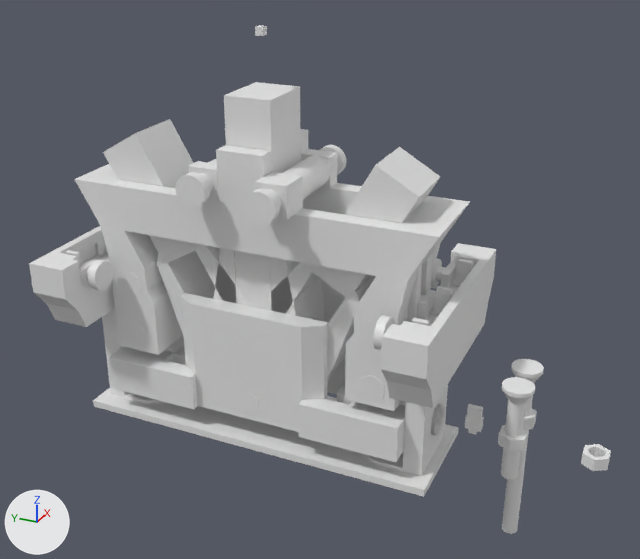
Renders of the Blender file JoystickV2.3.blend from each side of a commit.
One viewpoint serves both versions: a 50 mm lens placed at (-187.6, -42.0, 127.1), pointed at (1.2, 43.0, 32.7). The lights are fixed; the arrows at lower left show +X, +Y and +Z.

The scene before the commit, as lines of its bpy script (objects in view):
```python
me_cube_066 = bpy.data.meshes.new('Cube.066')
me_cube_066.from_pydata(...)  # 36 vertices, 34 faces; spans x -8.0..8.0, y -12.6..12.6, z 4.0..80.0
me_cube_078 = bpy.data.meshes.new('Cube.078')
me_cube_078.from_pydata(...)  # 130 vertices, 124 faces; spans x -12.6..12.6, y -49.2..0.0, z 8.0..68.1
me_cube_083 = bpy.data.meshes.new('Cube.083')
me_cube_083.from_pydata(...)  # 36 vertices, 34 faces; spans x -8.0..8.0, y -12.6..12.6, z 4.0..75.0
# before: 32 (-8.0, -6.1, 75.0) at pixel (419, 197), 33 (-8.0, 6.1, 75.0) at pixel (375, 164), 34 (8.0, 6.1, 75.0) at pixel (399, 146), 35 (8.0, -6.1, 75.0) at pixel (440, 176)
me_cube_084 = bpy.data.meshes.new('Cube.084')
me_cube_084.from_pydata(...)  # 36 vertices, 34 faces; spans x -8.0..8.0, y -12.6..12.6, z 4.0..75.0
# before: 32 (-8.0, -6.1, 75.0) at pixel (134, 133), 33 (-8.0, 6.1, 75.0) at pixel (102, 152), 34 (8.0, 6.1, 75.0), 35 (8.0, -6.1, 75.0) at pixel (170, 118)
me_cube_085 = bpy.data.meshes.new('Cube.085')
me_cube_085.from_pydata(...)  # 2080 vertices, 1064 faces; spans x -22.6..22.6, y -14.2..14.2, z 55.1..63.1
me_cube_085.materials.append(None)
ob_cube_011 = bpy.data.objects.new('Cube.011', me_cube_066)
ob_cube_011.location = (0.0, 57.5, 0.0)
ob_cube_013 = bpy.data.objects.new('Cube.013', me_cube_078)
ob_cube_013.location = (0.0, 57.5, 0.0)
_m = ob_cube_013.modifiers.new('Mirror', 'MIRROR')
_m.use_axis = (False, True, False)
_m.use_clip = True
ob_cube_014 = bpy.data.objects.new('Cube.014', me_cube_083)
ob_cube_014.location = (0.0, 57.5, 0.0)
ob_cube_014.rotation_euler = (0.524, 0.0, 0.0)  # degrees (30, 0, 0)
ob_cube_015 = bpy.data.objects.new('Cube.015', me_cube_084)
ob_cube_015.location = (0.0, 57.5, 0.0)
ob_cube_015.rotation_euler = (-0.524, 0.0, 0.0)  # degrees (-30, 0, 0)
ob_cube_016 = bpy.data.objects.new('Cube.016', me_cube_085)
ob_cube_016.location = (0.0, 57.5, 0.0)
# also in view: 'M4-Screw-25mm.008' at (-18.4, 90.6, 32.0); 'Cube.005' at (0.0, 57.5, 27.5); 'M4-Screw-50mm' at (10.0, -10.0, -10.5); 'Cube.001' at (0.0, 57.5, 19.0); 'M4-Screw-25mm' at (0.0, -10.0, 2.0)
```
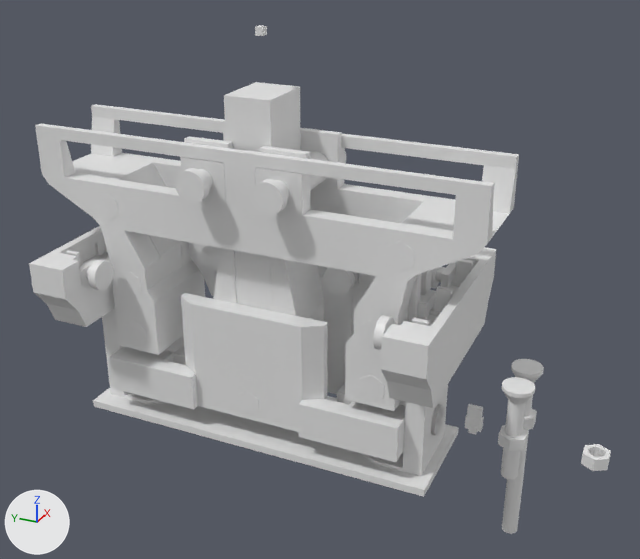
Boxes [x1, y1, x2, y2] around the edits, measured in the pictures (640 x 559 px; the box of a moved part takes in the faces that stretch with it):
```json
{"object": "Cube.013", "change": "reshaped", "before": [74, 129, 470, 411], "after": [35, 123, 501, 411], "on screen": "18% wider"}
{"object": "Cube.018", "change": "added", "after": [74, 104, 519, 335]}
{"object": "Cube.016", "change": "reshaped, modifiers changed", "before": [175, 145, 346, 226], "after": [175, 120, 346, 216]}
{"object": "Cube.014", "change": "hidden", "before": [255, 147, 440, 381]}
{"object": "Cube.015", "change": "hidden", "before": [103, 119, 252, 335]}
{"part": 1, "of": "me_cube_078", "change": "moved or reshaped", "before": [74, 129, 470, 336], "after": [35, 123, 501, 336]}
{"part": 2, "of": "me_cube_085", "change": "rebuilt", "before": [301, 149, 337, 188], "after": [180, 120, 345, 215]}
{"part": 3, "of": "me_cube_085", "change": "deleted", "before": [175, 159, 303, 226]}
{"part": 4, "of": "me_cube_085", "change": "moved or reshaped", "before": [267, 145, 346, 208], "after": [175, 152, 346, 216]}
{"part": 5, "of": "me_cube_083", "change": "moved or reshaped", "before": [322, 147, 440, 291], "on screen": "not visible afterwards"}
{"part": 6, "of": "me_cube_084", "change": "moved or reshaped", "before": [103, 119, 194, 254], "on screen": "not visible afterwards"}
```

Scene script edits in JSON lines:
```json
{"block": "me_cube_078", "where": "# used by ob_cube_013; location = (0.0, 57.5, 0.0)"}
{"op": "remove", "block": "me_cube_078", "code": "me_cube_078.from_pydata(...)  # 130 vertices, 124 faces; spans x -12.6..12.6, y -49.2..0.0, z 8.0..68.1"}
{"op": "add", "block": "me_cube_078", "code": "me_cube_078.from_pydata(...)  # 102 vertices, 96 faces; spans x -12.6..0.0, y -59.8..0.0, z 8.0..68.2"}
{"block": "me_cube_078", "change": "me_cube_078 part 1: 16 vertices moved from x -12.6..8.2, y -49.2..0.0, z 43.1..68.1 to x -12.6..0.0, y -58.0..0.0, z 43.1..65.2; 68 vertices removed from x -12.6..12.6, y -49.2..0.0, z 8.0..68.1; 40 vertices added at x -12.6..0.0, y -59.8..0.0, z 8.0..68.2"}
{"block": "me_cube_083", "where": "me_cube_083.from_pydata(...)  # 36 vertices, 34 faces; spans x -8.0..8.0, y -12.6..12.6, z 4.0..75.0"}
{"block": "me_cube_083", "where": "# used by ob_cube_014; location = (0.0, 57.5, 0.0); rotation_euler = (0.524, 0.0, 0.0), in degrees (30, 0, 0)"}
{"block": "me_cube_083", "change": "me_cube_083 part 5"}
{"op": "add", "block": "me_cube_083", "code": "for i in [*range(32, 36)]: me_cube_083.vertices[i].co += Vector((0.0, 0.0, 5.0))"}
{"block": "me_cube_084", "where": "me_cube_084.from_pydata(...)  # 36 vertices, 34 faces; spans x -8.0..8.0, y -12.6..12.6, z 4.0..75.0"}
{"block": "me_cube_084", "where": "# used by ob_cube_015; location = (0.0, 57.5, 0.0); rotation_euler = (-0.524, 0.0, 0.0), in degrees (-30, 0, 0)"}
{"block": "me_cube_084", "change": "me_cube_084 part 6"}
{"op": "add", "block": "me_cube_084", "code": "for i in [*range(32, 36)]: me_cube_084.vertices[i].co += Vector((0.0, 0.0, 5.0))"}
{"block": "me_cube_085", "where": "# used by ob_cube_016; location = (0.0, 57.5, 0.0)"}
{"op": "remove", "block": "me_cube_085", "code": "me_cube_085.from_pydata(...)  # 2080 vertices, 1064 faces; spans x -22.6..22.6, y -14.2..14.2, z 55.1..63.1"}
{"op": "add", "block": "me_cube_085", "code": "me_cube_085.from_pydata(...)  # 784 vertices, 403 faces; spans x 0.0..18.6, y -16.2..-4.2, z 55.1..69.1"}
{"block": "me_cube_085", "change": "me_cube_085 part 2: the loose piece of 8 vertices spanning x 8.1..12.6, y -14.2..-6.2, z 55.1..63.1 is rebuilt with 16 vertices and now spans x 8.1..12.6, y -16.2..-4.2, z 55.1..69.1"}
{"block": "me_cube_085", "change": "me_cube_085 part 3: 8 loose pieces with 1304 vertices, spanning x -22.6..22.6, y -14.2..14.2, z 55.1..63.1, are deleted"}
{"block": "me_cube_085", "change": "me_cube_085 part 4: 6 vertices moved within x 17.5, y -12.9..-7.5, z 59.4..59.8; 750 vertices removed from x -21.5..18.6, y -14.2..-6.2, z 55.1..63.1; 750 vertices added at x 0.0..18.6, y -14.2..-6.2, z 56.1..64.1"}
{"op": "add", "block": "me_cube_101", "code": ["me_cube_101 = bpy.data.meshes.new('Cube.101')", "me_cube_101.from_pydata(...)  # 102 vertices, 96 faces; spans x 0.0..12.6, y -59.8..0.0, z 8.0..68.2"]}
{"op": "add", "block": "ob_cube_014", "code": "ob_cube_014.hide_set(True)  # its collection is switched off"}
{"op": "add", "block": "ob_cube_015", "code": "ob_cube_015.hide_set(True)  # its collection is switched off"}
{"op": "add", "block": "ob_cube_016", "code": "_m = ob_cube_016.modifiers.new('Mirror', 'MIRROR')"}
{"op": "add", "block": "ob_cube_016", "code": "_m.use_axis = (True, True, False)"}
{"op": "add", "block": "ob_cube_016", "code": "_m.use_clip = True"}
{"op": "add", "block": "ob_cube_018", "code": ["ob_cube_018 = bpy.data.objects.new('Cube.018', me_cube_101)", "ob_cube_018.location = (0.0, 57.5, 0.0)", "_m = ob_cube_018.modifiers.new('Mirror', 'MIRROR')", "_m.use_axis = (False, True, False)", "_m.use_clip = True"]}
```
